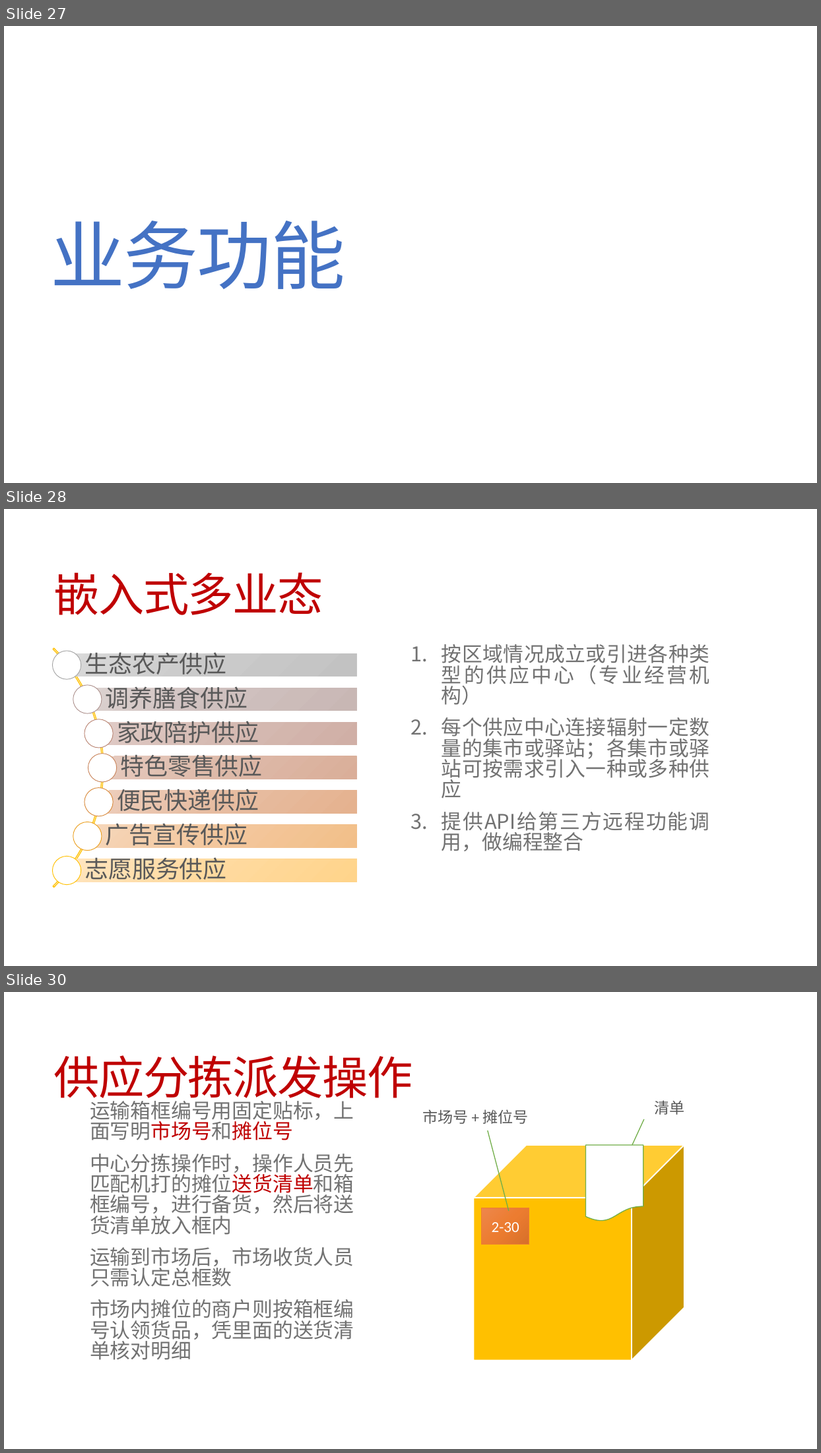
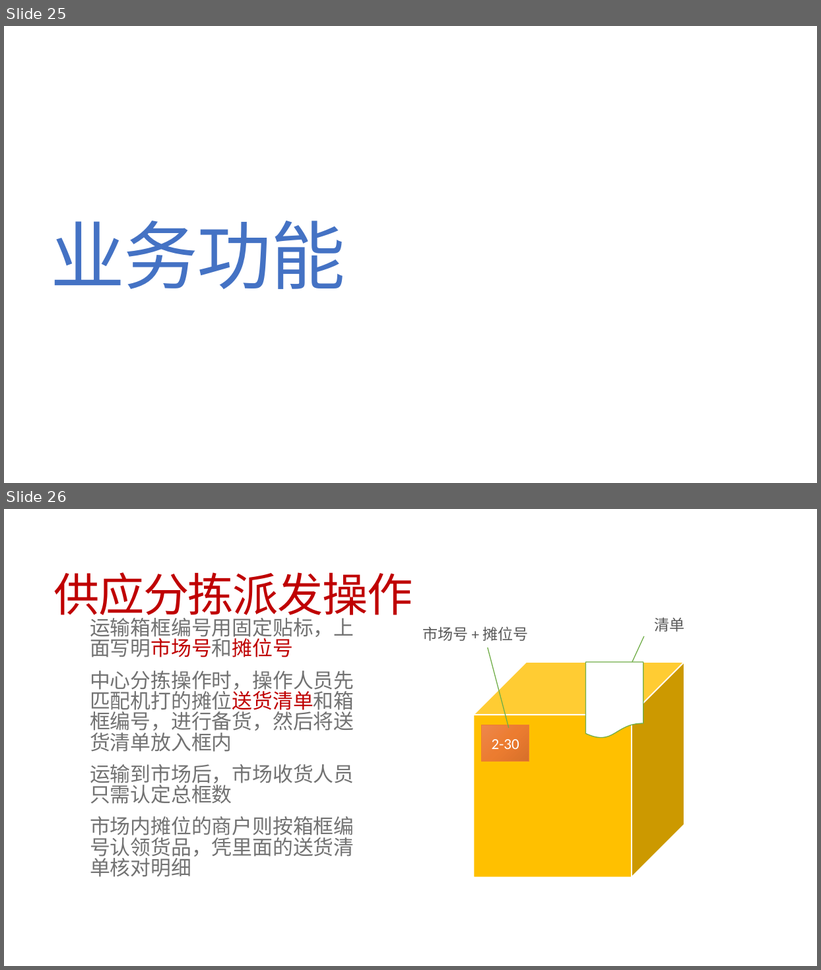
Before and after one commit to jzgi/chainsmart, a slide deck: Docs/品链供销平台.pptx. Shown one above the other, each under a label of ours: slides 27, 28 and 30 before the commit, slides 25 and 26 after it; the slides between them are not shown. The pictures are 821x1453 and 821x970 pixels, drawn with LibreOffice and Linux fonts; fonts in the diff are those of the drawing. Boxes give left, top, right and bottom in pixels: in the first picture for what was removed or moved away, otherwise in the second. Text is boxed around its words. In the diff, an @@ line names an element or a change of style, - is before the commit and + after.

```diff
--- a/Docs/品链供销平台.pptx
+++ b/Docs/品链供销平台.pptx
@@ slide 28 removed at (4,509,817,966), background #FFFFFF @@
@@ title removed at (54,572,323,615) @@
-嵌入式多业态
@@ text removed at (442,644,710,852) @@
-1. 按区域情况成立或引进各种类型的供应中心（专业经营机构）
-2. 每个供应中心连接辐射一定数量的集市或驿站；各集市或驿站可按需求引入一种或多种供应
-3. 提供API给第三方远程功能调用，做编程整合
@@ group removed at (4,599,357,937): 7 rectangles, 7 texts, 7 ellipses, 1 arch (boxed as its full ring) @@
-生态农产供应
-调养膳食供应
-家政陪护供应
-特色零售供应
-便民快递供应
-广告宣传供应
-志愿服务供应
@@ what was slide 27 is now slide 25 @@
@@ what was slide 30 is now slide 26 @@
```
Also in this commit, not shown: 2 slides added, 6 other slides removed, 6 other files.
